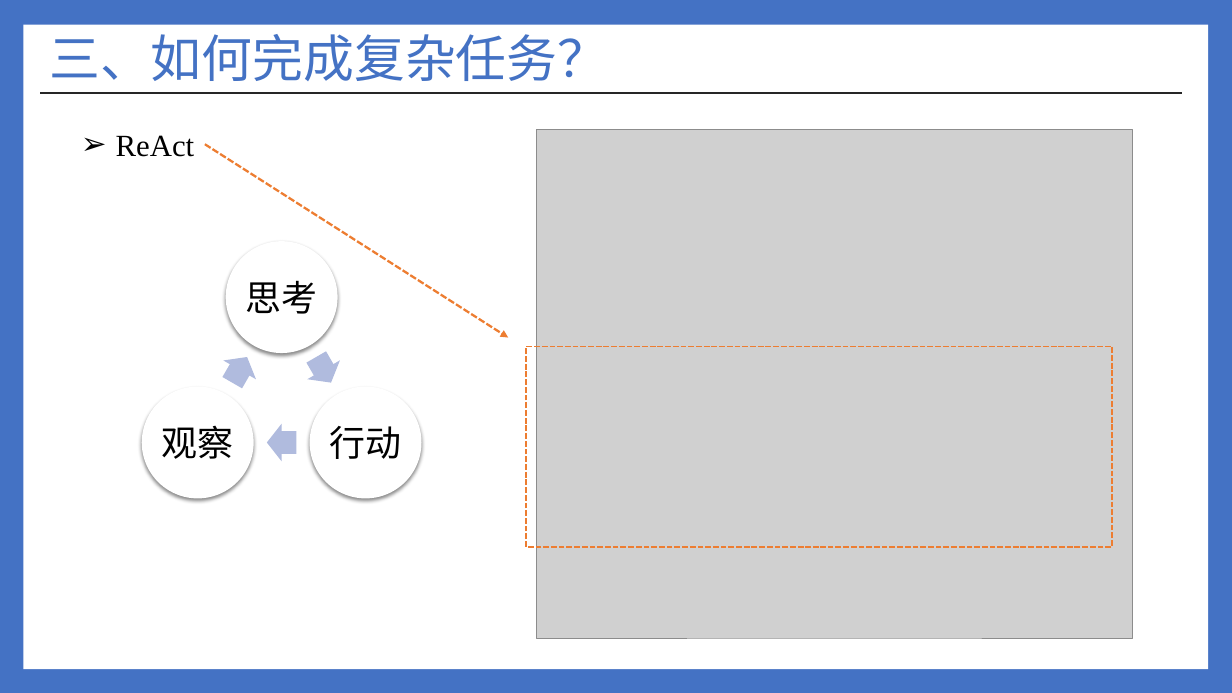
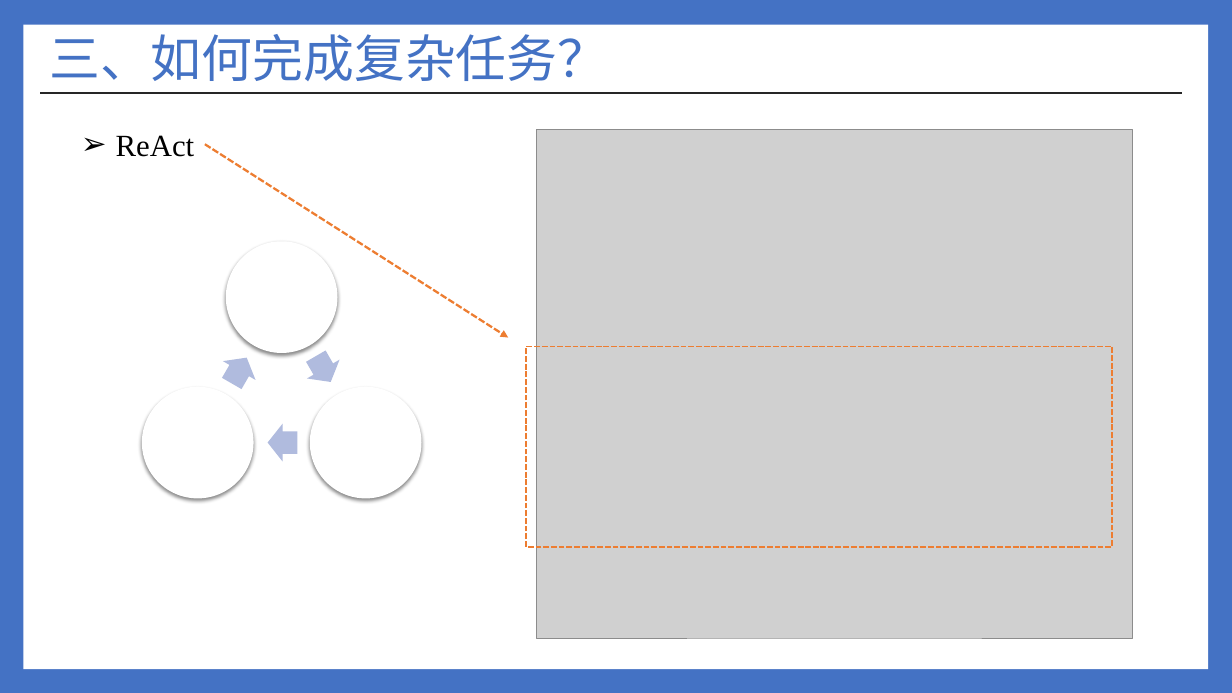
Before and after one commit to ylsdamxssjxxdd/eva, a slide deck: slide 42 of resource/软件介绍.pptx. Drawn at 1232x693 pixels with LibreOffice and Linux fonts; fonts in the diff are those of the drawing; grey boxes stand for pictures. Boxes give left, top, right and bottom in pixels: in the first picture for what was removed or moved away, otherwise in the second. Text is boxed around its words. In the diff, an @@ line names an element or a change of style, - is before the commit and + after.

```diff
--- a/resource/软件介绍.pptx
+++ b/resource/软件介绍.pptx
@@ text removed at (246,280,318,314) @@
-思考
@@ text removed at (162,426,234,459) @@
-观察
@@ text removed at (330,426,402,459) @@
-行动
```
Also in this commit, not shown: 3 other slides changed, 1 slide added, 4 other files.
